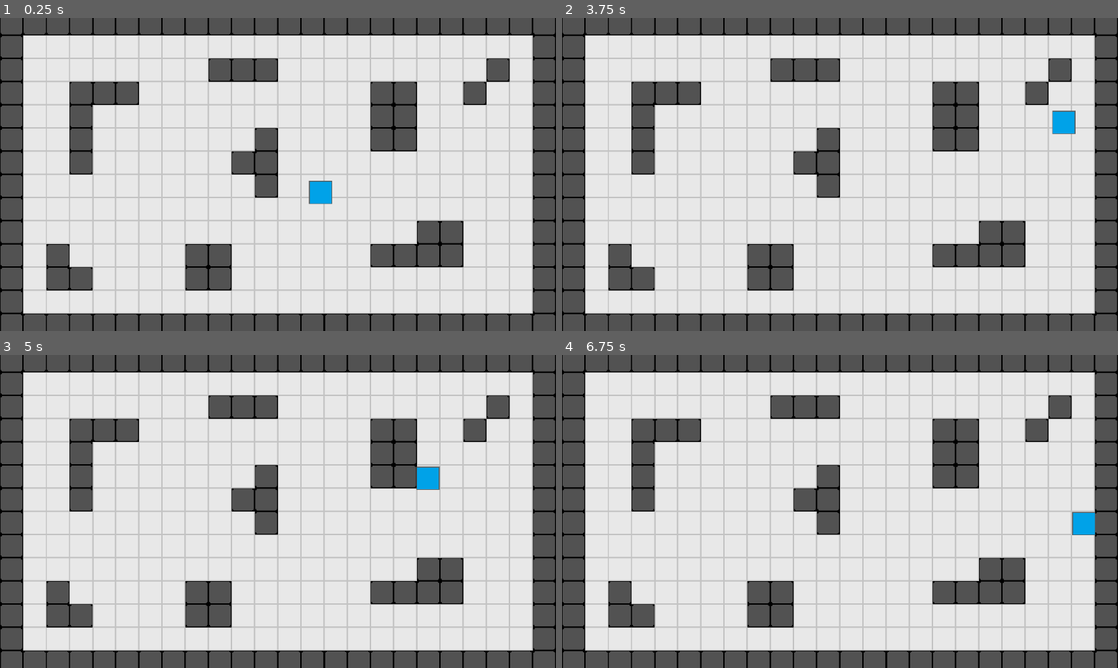
Above: before the commit, frames 1-4 (two rows, left to right).
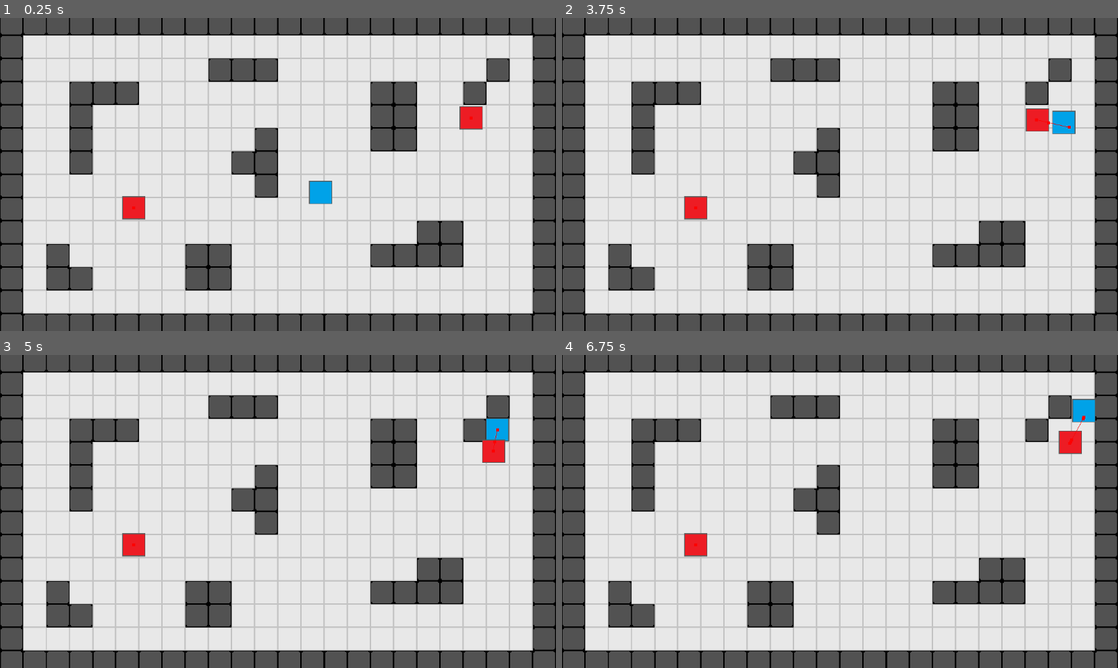
Above: after the commit, the same moments.

Repository: OblivionShaw/Godot_06_TopDownAdvancedEnemyPathfinding
Game: Godot game, scene res://World/world.tscn
Same seed, same stepped clock (60 frames per second), same inputs: the game is played once before the commit and once after it.
Inputs:
- Up to frame 1 (0.25 s): no input
- Up to frame 2 (3.75 s): tap Enter at 0.5 s; hold D (move_right) 0.53-1.28 s; hold S (move_down) 1.28-2.03 s; hold D (move_right) 2.03-2.78 s; tap Space at 2.75 s; hold W (move_up) 2.78-3.53 s; hold A (move_left) from 3.53 s (still down)
- Up to frame 3 (5 s): keep holding A (move_left)
- Up to frame 4 (6.75 s): release A (move_left) at 5.03 s; hold S (move_down) 5.03-5.78 s; hold D (move_right) 5.78-6.53 s; hold W (move_up) from 6.53 s (still down)

The runs differ from the first frame. In frame 1, 0.6% of the frame differs, in the area x 21-87%, y 28-65%; in frame 2, 0.6%; in frame 3, 1.2%; in frame 4, 1.3%, in the area x 21-96%, y 14-65%.

Commit message:
feat:update

Diff:
--- /dev/null
+++ b/TopDownAdvancedEnemyPathfinding/Enemy/enemy.gd
@@ -0,0 +1,41 @@
+extends CharacterBody2D
+
+@export var speed = 50
+#@export var nav_agent: NavigationAgent2D
+@onready var nav_agent = $Navigation/NavigationAgent2D
+
+
+
+var target_node = null
+var home_pos = Vector2.ZERO
+
+func _ready():
+	home_pos = self.global_position
+
+	nav_agent.path_desired_distance = 4.0
+	nav_agent.target_desired_distance = 4.0
+
+func _physics_process(delta):
+	if nav_agent.is_navigation_finished():
+		return
+	var axis = to_local(nav_agent.get_next_path_position()).normalized()
+	velocity = axis * speed
+
+	move_and_slide()
+
+func recalc_path():
+	if target_node:
+		nav_agent.target_position = target_node.global_position
+	else:
+		nav_agent.target_position = home_pos
+
+
+func _on_recalculate_timer_timeout():
+	recalc_path()
+
+func _on_aggro_range_area_entered(area):
+	target_node = area.owner
+
+func _on_de_aggro_range_area_exited(area):
+	if area.owner == target_node:
+		target_node = null
--- /dev/null
+++ b/TopDownAdvancedEnemyPathfinding/Enemy/enemy.tscn
@@ -0,0 +1,56 @@
+[gd_scene load_steps=6 format=3 uid="uid://cq4tjr6aqob6f"]
+
+[ext_resource type="Script" path="res://Enemy/enemy.gd" id="1_4oj4b"]
+[ext_resource type="Texture2D" uid="uid://bp61hgj54s3ry" path="res://Resources/Enemy.png" id="1_eqr8o"]
+
+[sub_resource type="CircleShape2D" id="CircleShape2D_vyfte"]
+radius = 15.0
+
+[sub_resource type="CircleShape2D" id="CircleShape2D_0mbfw"]
+radius = 78.0064
+
+[sub_resource type="CircleShape2D" id="CircleShape2D_rucbb"]
+radius = 164.247
+
+[node name="Enemy" type="CharacterBody2D"]
+collision_layer = 4
+collision_mask = 7
+motion_mode = 1
+wall_min_slide_angle = 0.0
+script = ExtResource("1_4oj4b")
+
+[node name="Sprite2D" type="Sprite2D" parent="."]
+texture = ExtResource("1_eqr8o")
+
+[node name="CollisionShape2D" type="CollisionShape2D" parent="."]
+shape = SubResource("CircleShape2D_vyfte")
+
+[node name="Navigation" type="Node2D" parent="."]
+
+[node name="NavigationAgent2D" type="NavigationAgent2D" parent="Navigation"]
+debug_enabled = true
+
+[node name="RecalculateTimer" type="Timer" parent="Navigation"]
+wait_time = 0.1
+autostart = true
+
+[node name="Aggro" type="Node2D" parent="."]
+
+[node name="AggroRange" type="Area2D" parent="Aggro"]
+collision_layer = 0
+collision_mask = 2
+
+[node name="CollisionShape2D" type="CollisionShape2D" parent="Aggro/AggroRange"]
+shape = SubResource("CircleShape2D_0mbfw")
+debug_color = Color(0.968243, 0, 0.469119, 0.42)
+
+[node name="DeAggroRange" type="Area2D" parent="Aggro"]
+collision_layer = 0
+collision_mask = 2
+
+[node name="CollisionShape2D" type="CollisionShape2D" parent="Aggro/DeAggroRange"]
+shape = SubResource("CircleShape2D_rucbb")
+
+[connection signal="timeout" from="Navigation/RecalculateTimer" to="." method="_on_recalculate_timer_timeout"]
+[connection signal="area_entered" from="Aggro/AggroRange" to="." method="_on_aggro_range_area_entered"]
+[connection signal="area_exited" from="Aggro/DeAggroRange" to="." method="_on_de_aggro_range_area_exited"]
--- a/TopDownAdvancedEnemyPathfinding/World/world.tscn
+++ b/TopDownAdvancedEnemyPathfinding/World/world.tscn
@@ -1,7 +1,8 @@
-[gd_scene load_steps=6 format=3 uid="uid://bgdvhvc8csvlf"]
+[gd_scene load_steps=7 format=3 uid="uid://bgdvhvc8csvlf"]
 
 [ext_resource type="Texture2D" uid="uid://dqdpf520b0e2b" path="res://Resources/TileSprite.png" id="1_vgi4h"]
 [ext_resource type="PackedScene" uid="uid://dl50nth4wyq5e" path="res://player/player.tscn" id="2_ugg4g"]
+[ext_resource type="PackedScene" uid="uid://cq4tjr6aqob6f" path="res://Enemy/enemy.tscn" id="3_x1bcw"]
 
 [sub_resource type="NavigationPolygon" id="NavigationPolygon_0k23y"]
 vertices = PackedVector2Array(16, 16, -16, 16, -16, -16, 16, -16)
@@ -82,3 +83,9 @@
 
 [node name="player" parent="TileMap" instance=ExtResource("2_ugg4g")]
 position = Vector2(59, 25)
+
+[node name="Enemy" parent="." instance=ExtResource("3_x1bcw")]
+position = Vector2(-199, 46)
+
+[node name="Enemy2" parent="." instance=ExtResource("3_x1bcw")]
+position = Vector2(267, -78)
